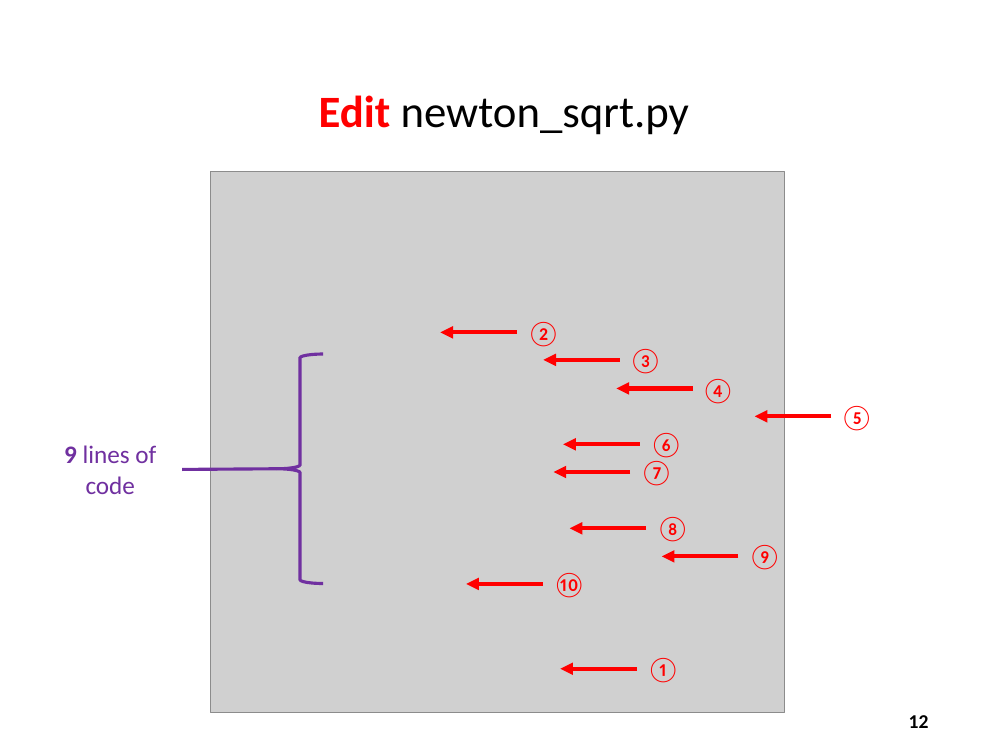
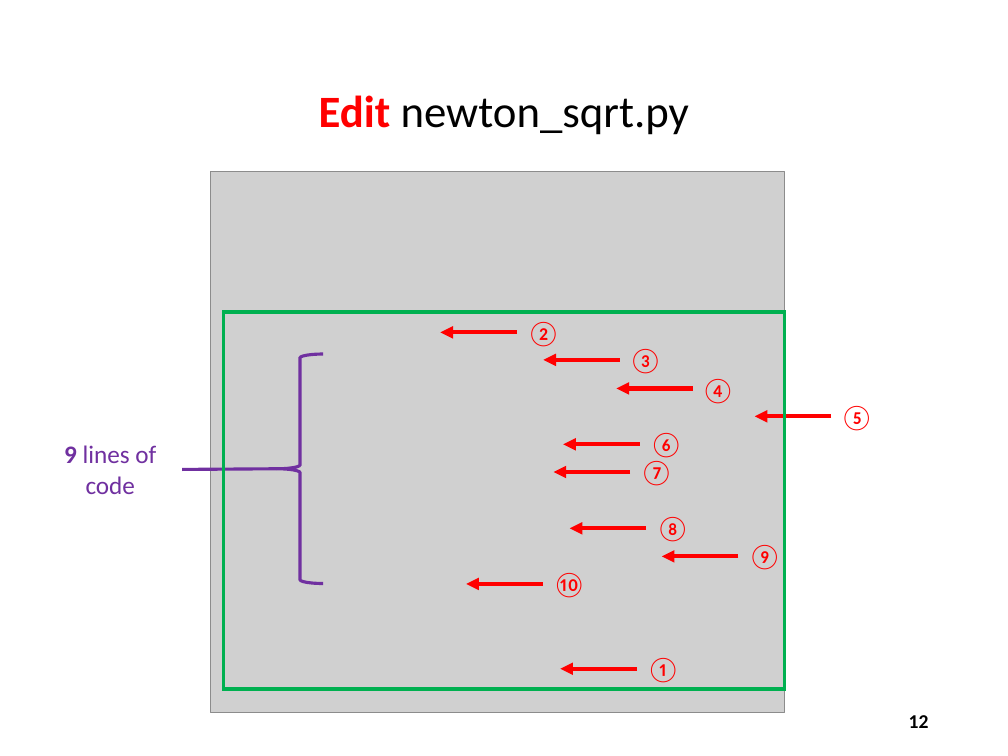
Before and after one commit to dbiersach/scicomp101, a slide deck: slide 12 of Session 05 - Square Roots and Areas/Session 05 - Square Roots and Areas.pptx. Drawn at 1008x756 pixels with LibreOffice and Linux fonts; fonts in the diff are those of the drawing; grey boxes stand for pictures. Boxes give left, top, right and bottom in pixels: in the first picture for what was removed or moved away, otherwise in the second. Text is boxed around its words. In the diff, an @@ line names an element or a change of style, - is before the commit and + after.

```diff
--- a/Session 05 - Square Roots and Areas/Session 05 - Square Roots and Areas.pptx
+++ b/Session 05 - Square Roots and Areas/Session 05 - Square Roots and Areas.pptx
@@ rectangle added at (224, 312, 784, 689), outline #00B050 2.25 pt @@
```
Also in this commit, not shown: 2 other slides changed.
